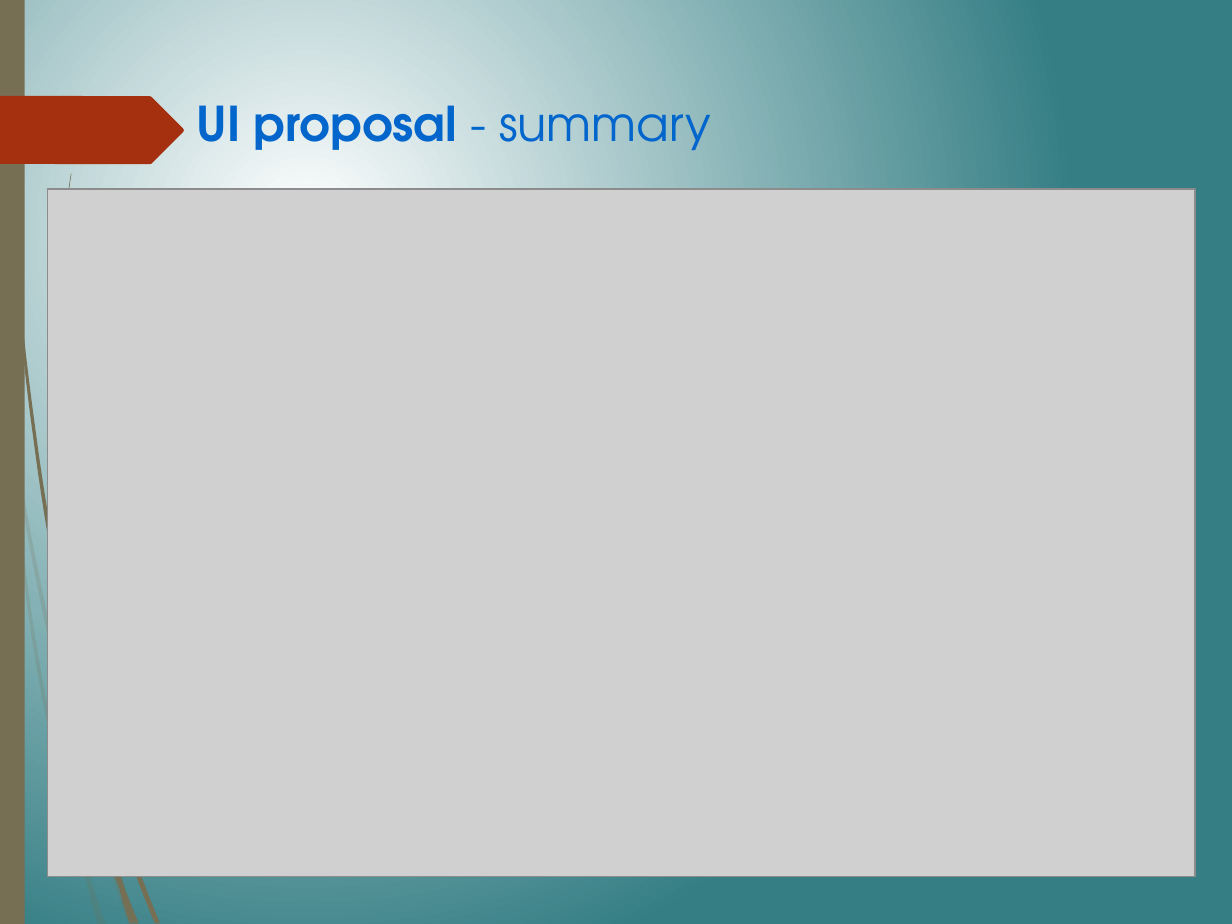
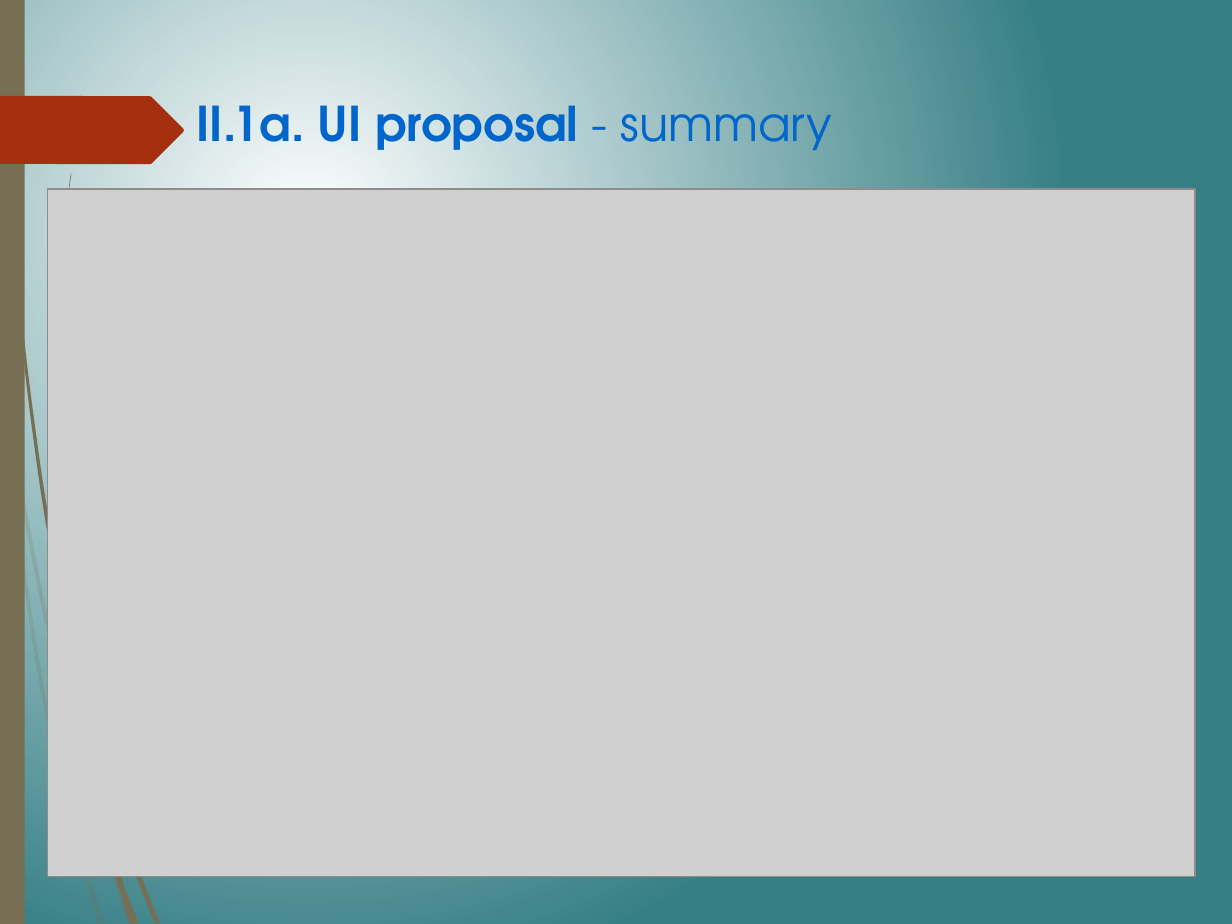
Before and after one commit to thanqminh/thanqminh.com, a slide deck: slide 10 of files/minh.pptx. Drawn at 1232x924 pixels with LibreOffice and Linux fonts; fonts in the diff are those of the drawing; grey boxes stand for pictures. Boxes give left, top, right and bottom in pixels: in the first picture for what was removed or moved away, otherwise in the second. Text is boxed around its words. In the diff, an @@ line names an element or a change of style, - is before the commit and + after.

```diff
--- a/files/minh.pptx
+++ b/files/minh.pptx
@@ text at <box>196,105,833,151</box>: text changed @@
-UI proposal - summary
+II.1a. UI proposal - summary
```
Also in this commit, not shown: 11 other slides changed, 1 slide added.
